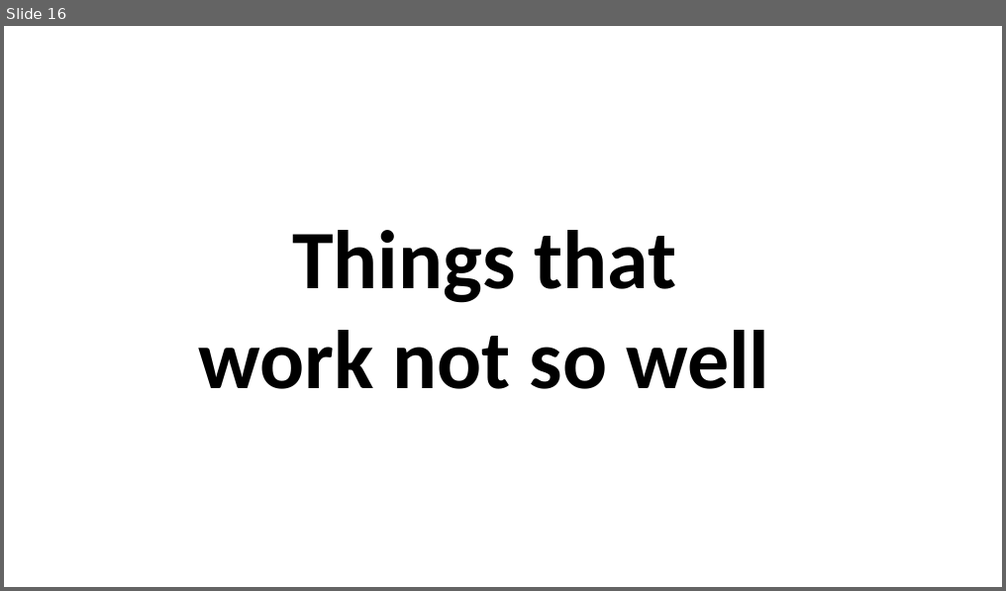
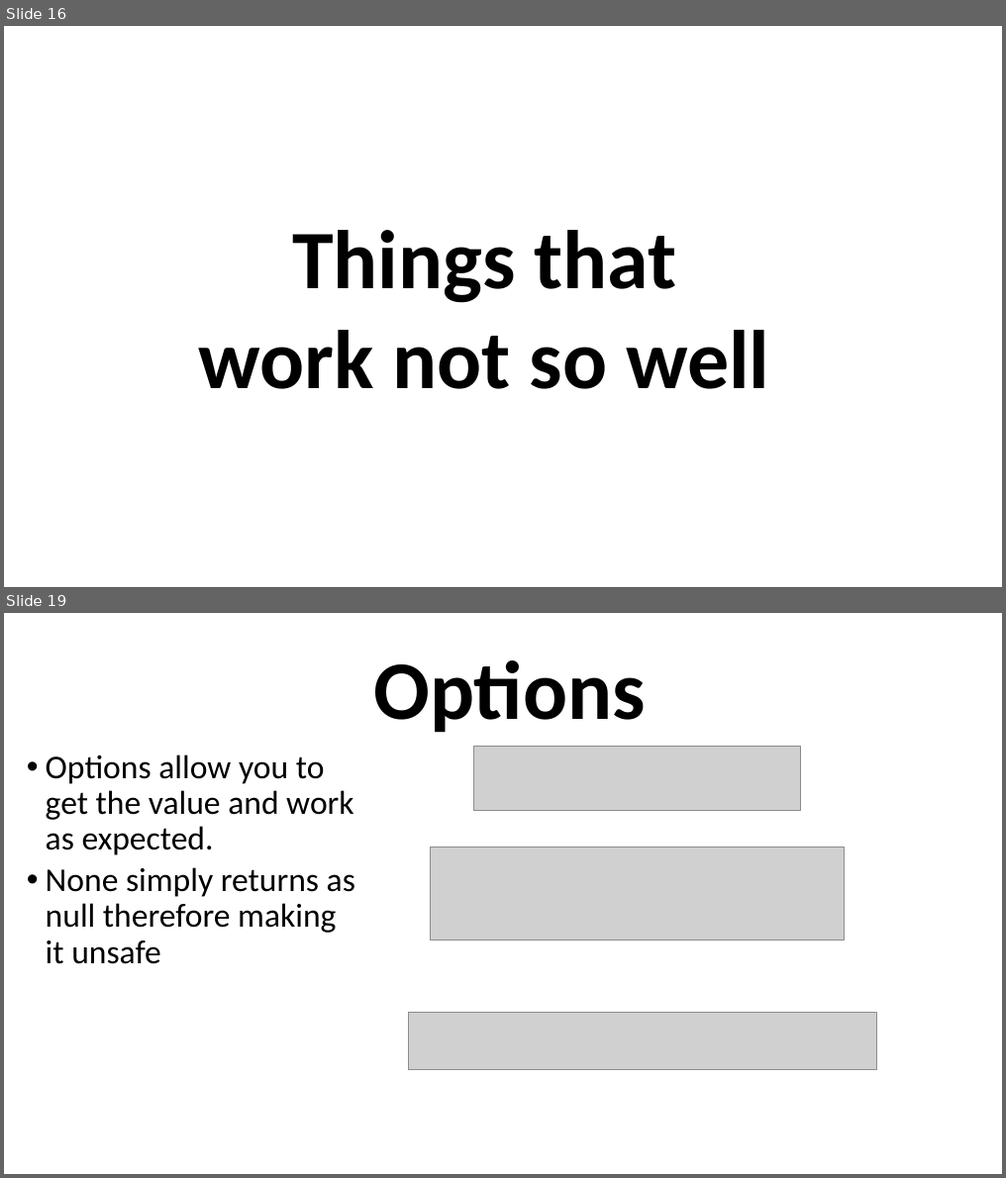
Before and after one commit to grab-a-byte/DotnetInterop, a slide deck: DotnetInteropSlides.pptx. Shown one above the other, each under a label of ours: slide 16 before the commit, slides 16 and 19 after it; the slides between them are not shown. The pictures are 1006x591 and 1006x1178 pixels, drawn with LibreOffice and Linux fonts; fonts in the diff are those of the drawing; grey boxes stand for pictures. Boxes give left, top, right and bottom in pixels: in the first picture for what was removed or moved away, otherwise in the second. Text is boxed around its words. In the diff, an @@ line names an element or a change of style, - is before the commit and + after.

```diff
--- a/DotnetInteropSlides.pptx
+++ b/DotnetInteropSlides.pptx
@@ slide 19 added at <box>4,613,1002,1174</box>, background #FFFFFF @@
@@ text added at <box>373,661,645,733</box>, 80 pt, text #000000, bold @@
+Options
@@ text added at <box>46,755,355,964</box>, 32 pt, text #000000 @@
+    • Options allow you to get the value and work as expected.
+    • None simply returns as null therefore making it unsafe
@@ picture added at <box>473,747,801,811</box> @@
@@ picture added at <box>430,847,844,940</box> @@
@@ picture added at <box>408,1013,877,1070</box> @@
```
Also in this commit, not shown: 2 slides changed, 4 other slides added, 4 other files.
